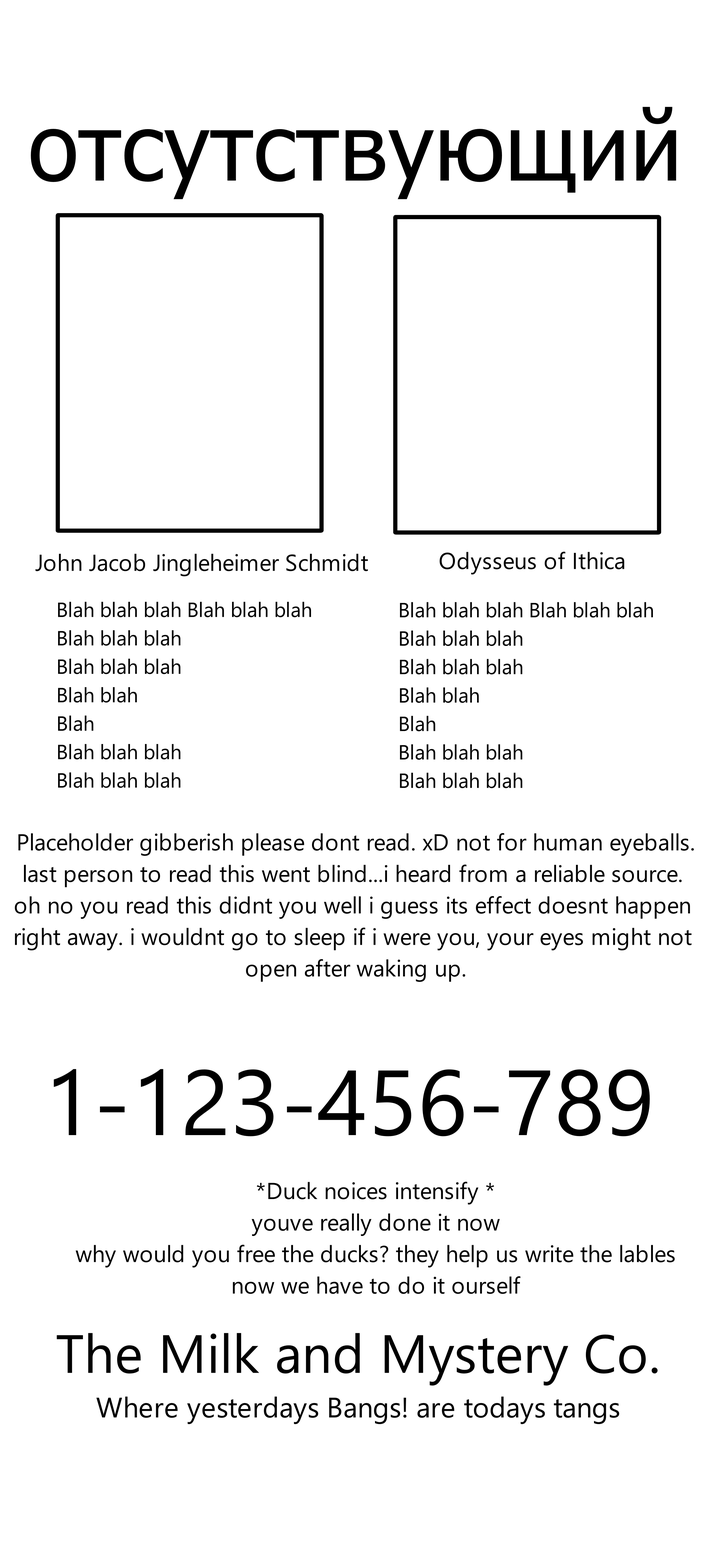
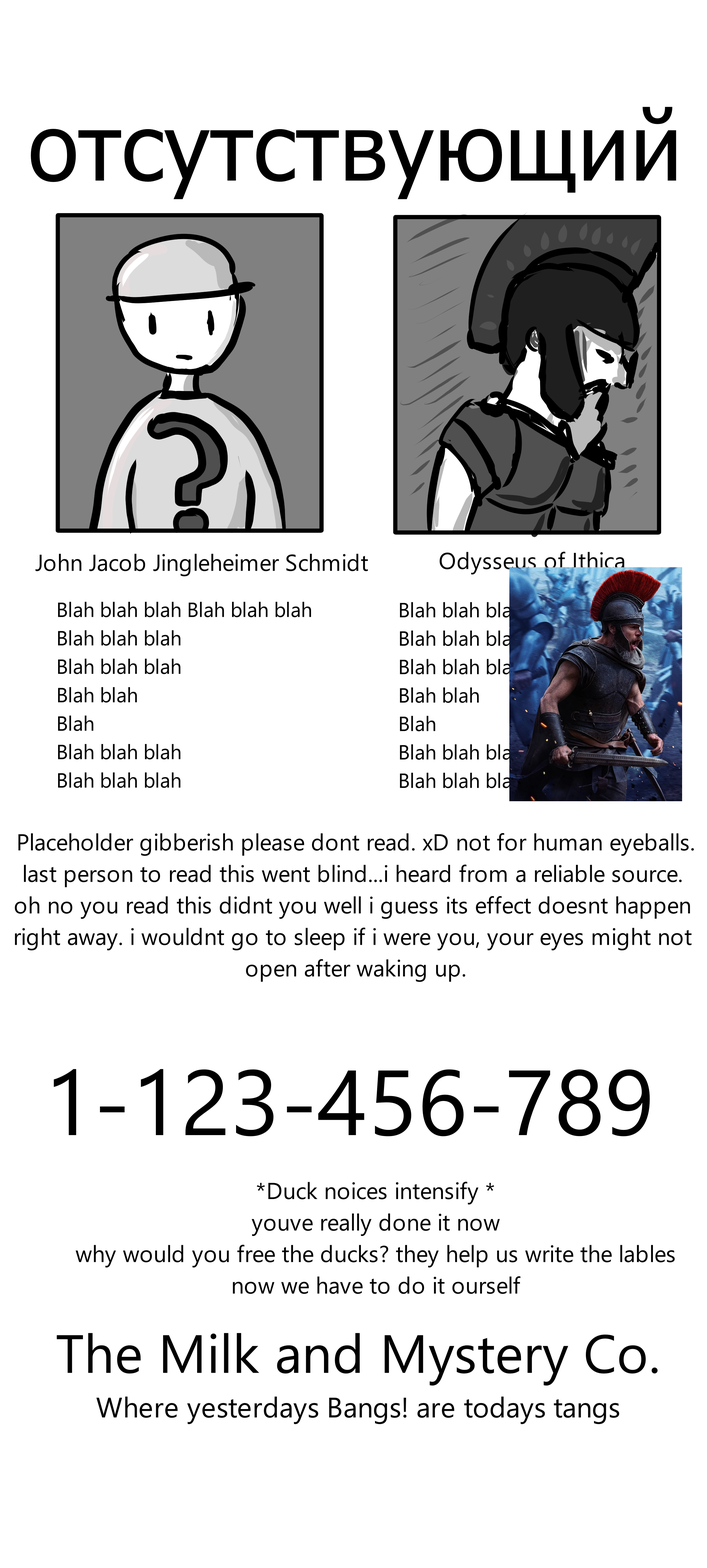
Two versions of the same layered image (707x1568). Layer-by-layer changes:
added layer "Paint Layer 6 (pasted)" above "Paint Layer 4" over [509, 534, 683, 802]
added layer "Paint Layer 4" above "Paint Layer 5" over [59, 211, 670, 571]
added layer "Paint Layer 5" above "Copy of Vector Layer 2" over [59, 211, 670, 571]
